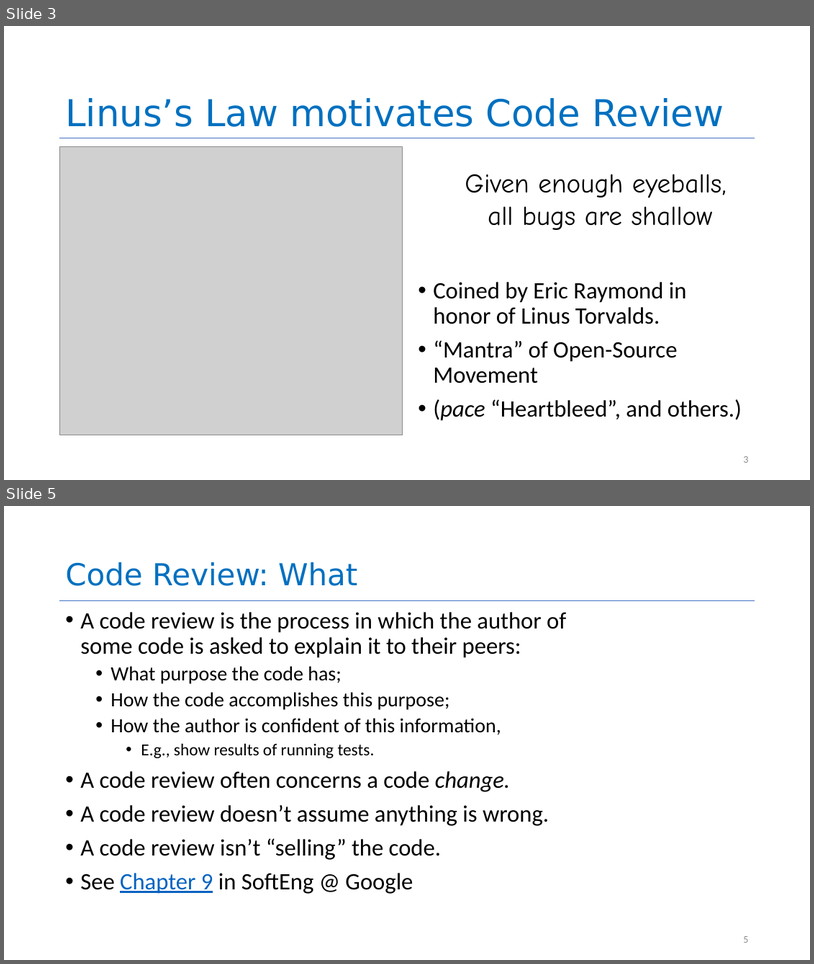
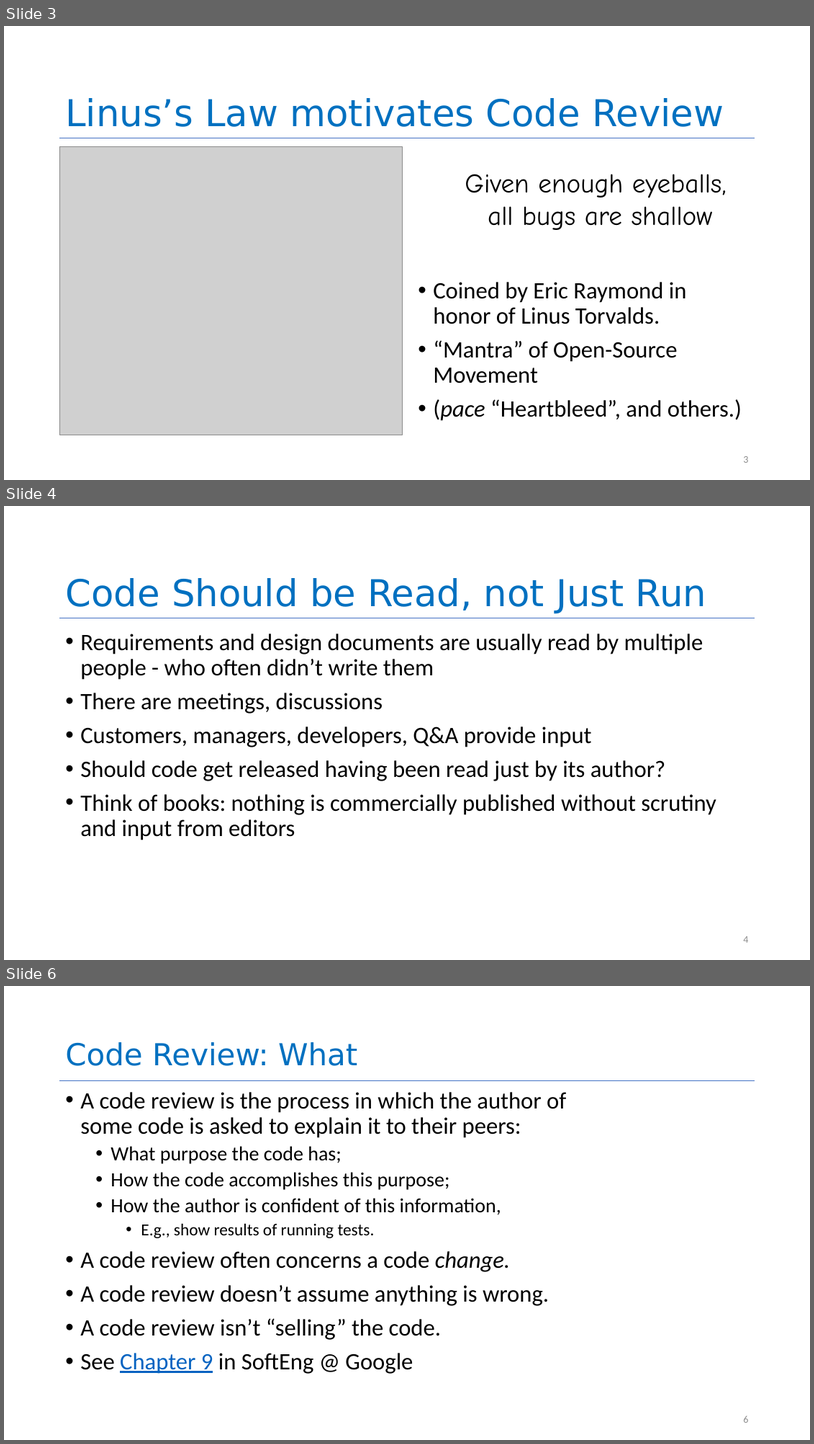
Before and after one commit to neu-se/CS4530-Spring-2022, a slide deck: Slides/Lesson 7.3 Code Reviews.pptx. Shown one above the other, each under a label of ours: slides 3 and 5 before the commit, slides 3, 4 and 6 after it; the slides between them are not shown. The pictures are 814x964 and 814x1444 pixels, drawn with LibreOffice and Linux fonts; fonts in the diff are those of the drawing; grey boxes stand for pictures. Boxes give left, top, right and bottom in pixels: in the first picture for what was removed or moved away, otherwise in the second. Text is boxed around its words. In the diff, an @@ line names an element or a change of style, - is before the commit and + after.

```diff
--- a/Slides/Lesson 7.3 Code Reviews.pptx
+++ b/Slides/Lesson 7.3 Code Reviews.pptx
@@ slide 4 added at (4, 506, 810, 960), background #FFFFFF; not listed: 1 template element that a slide beside it also shows @@
@@ title added at (65, 578, 707, 614), 44 pt, text #0070C0 @@
+Code Should be Read, not Just Run
@@ text added at (80, 633, 717, 840), 28 pt, text #000000 @@
+• Requirements and design documents are usually read by multiple people - who often didn’t write them
+• There are meetings, discussions
+• Customers, managers, developers, Q&A provide input
+• Should code get released having been read just by its author?
+• Think of books: nothing is commercially published without scrutiny and input from editors
@@ page number added at (743, 936, 748, 942), 12 pt, text #8C8C8C @@
+4
@@ what was slide 5 is now slide 6 @@
```
Also in this commit, not shown: 1 slide changed, 1 other slide added.
